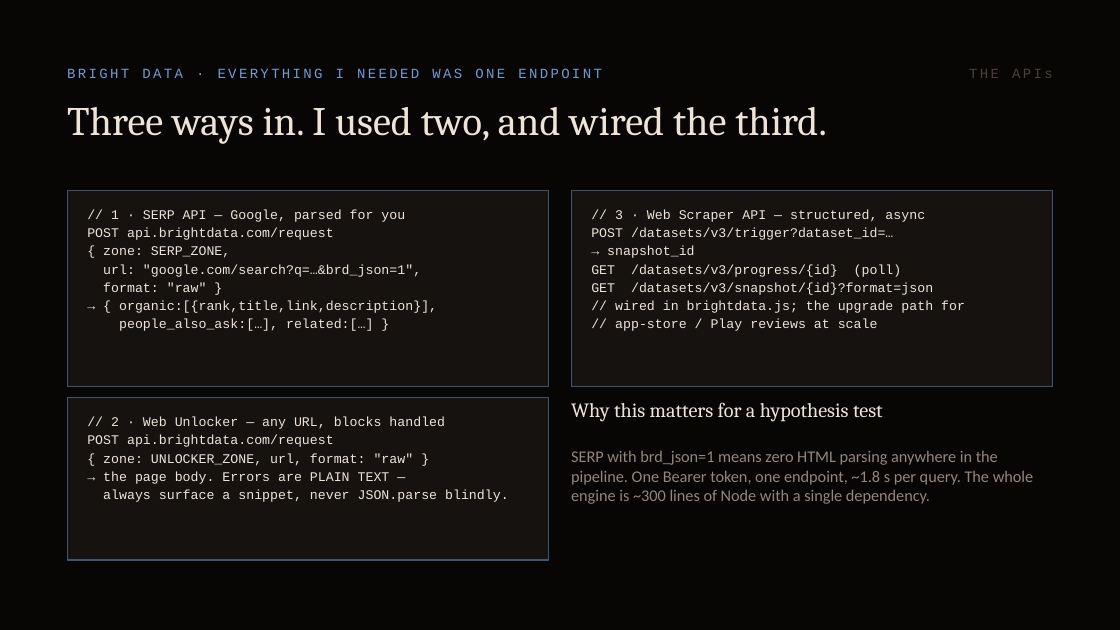
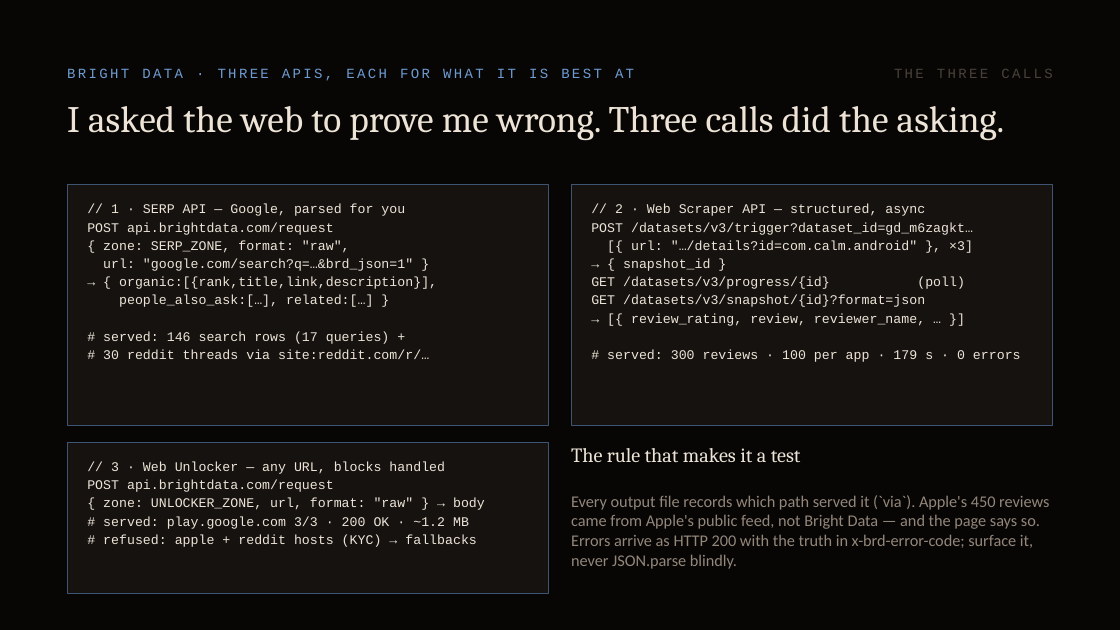
Before and after one commit to kewinzaq1/first-breath, a slide deck: slide 3 of docs/first-breath-how-it-works.pptx. Drawn at 1120x630 pixels with LibreOffice and Linux fonts; fonts in the diff are those of the drawing. Boxes give left, top, right and bottom in pixels: in the first picture for what was removed or moved away, otherwise in the second. Text is boxed around its words. In the diff, an @@ line names an element or a change of style, - is before the commit and + after.

```diff
--- a/docs/first-breath-how-it-works.pptx
+++ b/docs/first-breath-how-it-works.pptx
@@ text at box(67, 68, 634, 81): text changed @@
-BRIGHT DATA · EVERYTHING I NEEDED WAS ONE ENDPOINT
+BRIGHT DATA · THREE APIS, EACH FOR WHAT IT IS BEST AT
@@ text at box(894, 69, 1052, 78): text changed @@
-THE APIs
+THE THREE CALLS
@@ text at box(67, 106, 1005, 140): text changed; size 26 to 24 pt @@
-Three ways in. I used two, and wired the third.
+I asked the web to prove me wrong. Three calls did the asking.
@@ rectangle: place and size @@
-rectangle at box(67, 190, 549, 386)
+rectangle at box(67, 185, 549, 426)
@@ rectangle: place and size @@
-rectangle at box(67, 398, 549, 560)
+rectangle at box(571, 185, 1053, 426)
@@ text at box(591, 204, 973, 271): text changed @@
-// 3 · Web Scraper API — structured, async
-POST /datasets/v3/trigger?dataset_id=…
-→ snapshot_id
+// 2 · Web Scraper API — structured, async
+POST /datasets/v3/trigger?dataset_id=gd_m6zagkt…
+[{ url: "…/details?id=com.calm.android" }, ×3]
+→ { snapshot_id }
@@ text at box(103, 240, 413, 271): text changed @@
-{ zone: SERP_ZONE,
-url: "google.com/search?q=…&brd_json=1",
-format: "raw" }
+{ zone: SERP_ZONE, format: "raw",
+url: "google.com/search?q=…&brd_json=1" }
@@ text at box(607, 313, 1021, 362): text changed @@
-// wired in brightdata.js; the upgrade path for
-// app-store / Play reviews at scale
+→ [{ review_rating, review, reviewer_name, … }]
+# served: 300 reviews · 100 per app · 179 s · 0 errors
@@ text at box(103, 331, 429, 359): paragraphs added @@
+# served: 146 search rows (17 queries) +
+# 30 reddit threads via site:reddit.com/r/…
@@ rectangle: place and size @@
-rectangle at box(571, 190, 1053, 386)
+rectangle at box(67, 442, 549, 594)
@@ text at box(571, 448, 1049, 569): text changed @@
-Why this matters for a hypothesis test
-SERP with brd_json=1 means zero HTML parsing anywhere in the pipeline. One Bearer token, one endpoint, ~1.8 s per query. The whole engine is ~300 lines of Node with a single dependency.
+The rule that makes it a test
+Every output file records which path served it (`via`). Apple's 450 reviews came from Apple's public feed, not Bright Data — and the page says so. Errors arrive as HTTP 200 with the truth in x-brd-error-code; surface it, never JSON.parse blindly.
@@ text "// 3 · Web Unlocker ...": place and size @@
-text "// 3 · Web Unlocker ..." at box(87, 417, 509, 502)
+text "// 3 · Web Unlocker ..." at box(87, 461, 485, 547)
@@ text at box(111, 461, 445, 474): text changed @@
-// 2 · Web Unlocker — any URL, blocks handled
+// 3 · Web Unlocker — any URL, blocks handled
@@ text at box(103, 498, 485, 547): text changed @@
-{ zone: UNLOCKER_ZONE, url, format: "raw" }
-→ the page body. Errors are PLAIN TEXT —
-always surface a snippet, never JSON.parse blindly.
+{ zone: UNLOCKER_ZONE, url, format: "raw" } → body
+# served: play.google.com 3/3 · 200 OK · ~1.2 MB
+# refused: apple + reddit hosts (KYC) → fallbacks
```
Also in this commit, not shown: 8 other slides changed, 1 slide added, 1 slide removed, 14 other files.
